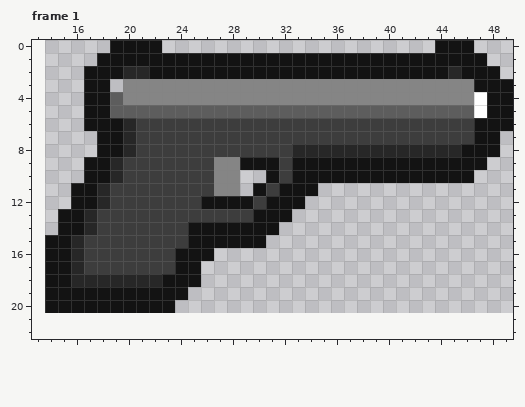
Pixel-art file -- Assets/weapons/Pistol/pistol.ase. Above is the file before it was changed.
36x21 pixels, 4 frames. Shown: frame 1: x 13..49, y 0..22. The old version is drawn lined up with the new one, on the new canvas.
Once edited:
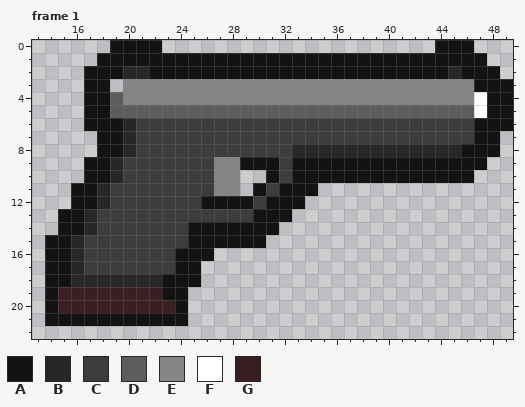
Palette (. is transparent): A #131313  B #272727  C #3d3d3d  D #5d5d5d  E #858585  F #ffffff  G #391f21
The edit:
{"change": "canvas 36x21 -> 50x50, the old top-left corner now at 14,0"}
{"where": "frame 1"}
{"frame":1,"y":19,"x":15,"old":"AAAAAAAA","new":"GGGGGGGG"}
{"frame":1,"y":20,"x":15,"old":"AAAAAAAAA.","new":"GGGGGGGGGA"}
{"frame":1,"y":21,"x":14,"old":"...........","new":"AAAAAAAAAAA"}
{"label":"changed","picture_box":[45,287,188,326]}
